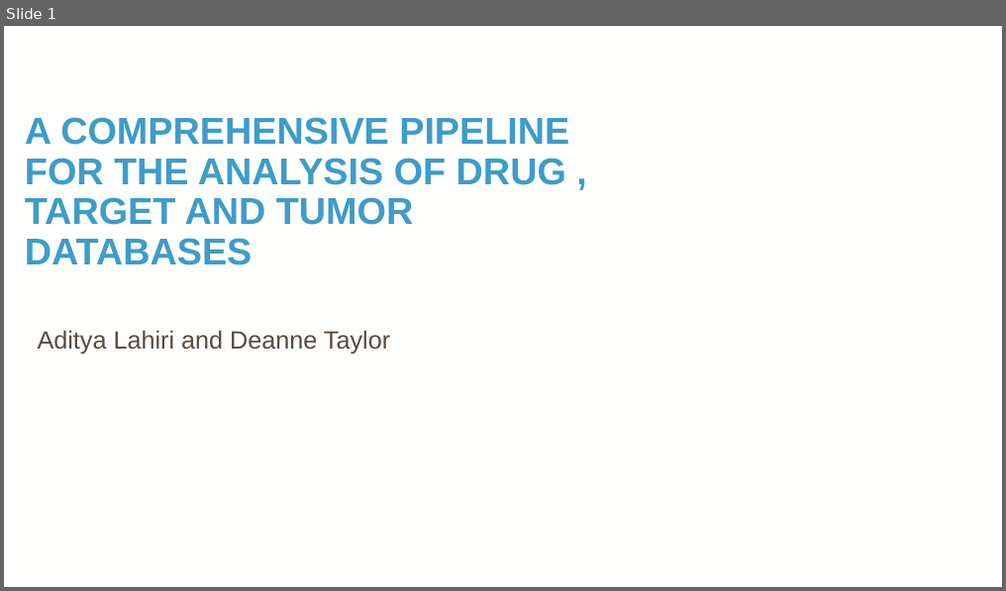
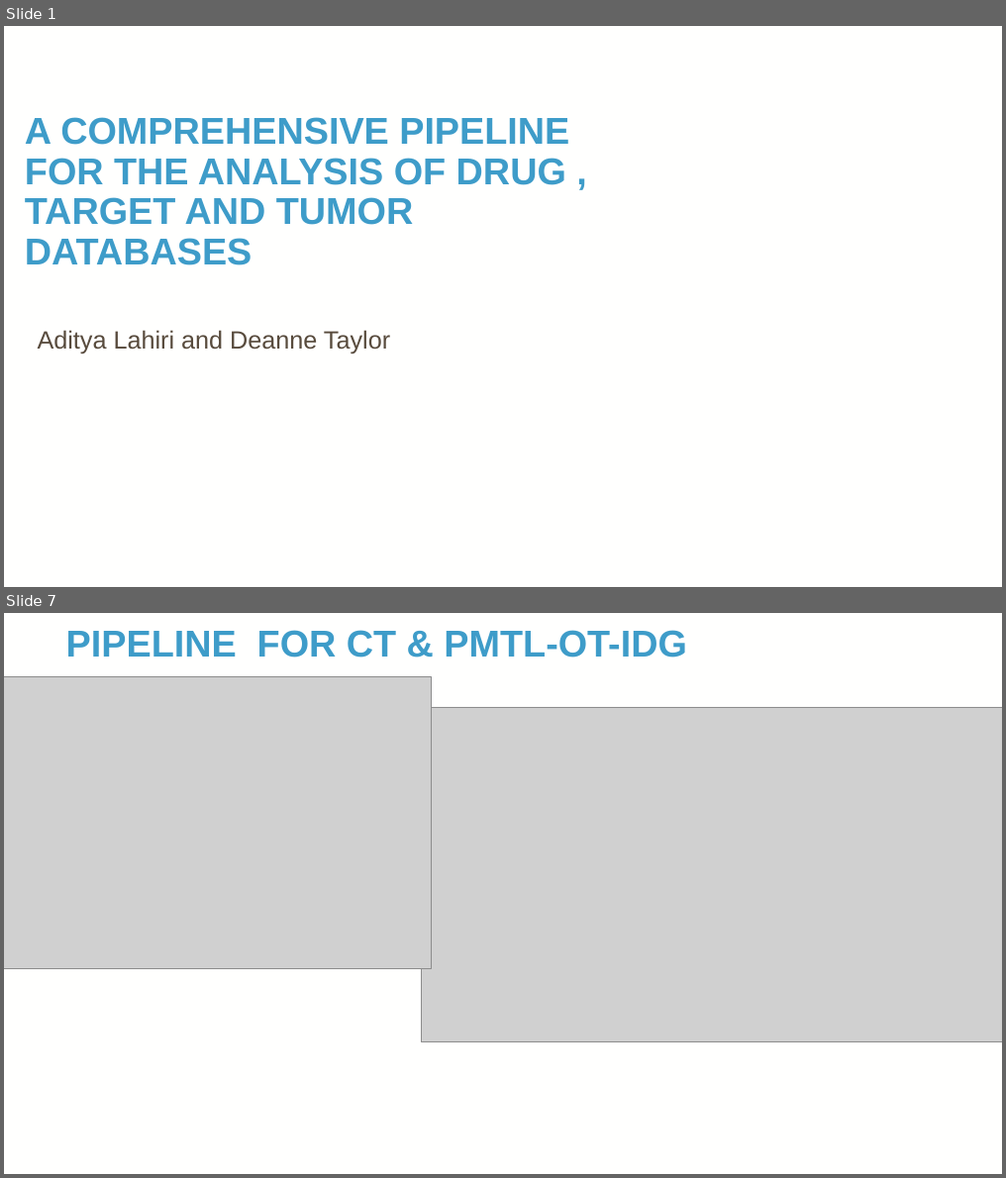
Before and after one commit to TaylorResearchLab/CANTOS, a slide deck: presentations/Slide_Deck.pptx. Shown one above the other, each under a label of ours: slide 1 before the commit, slides 1 and 7 after it; the slides between them are not shown. The pictures are 1006x591 and 1006x1178 pixels, drawn with LibreOffice and Linux fonts; fonts in the diff are those of the drawing; grey boxes stand for pictures; background and template pictures are left out. Boxes give left, top, right and bottom in pixels: in the first picture for what was removed or moved away, otherwise in the second. Text is boxed around its words. In the diff, an @@ line names an element or a change of style, - is before the commit and + after.

Commit message:
update ppt with CT OT and IDG pipelines

```diff
--- a/presentations/Slide_Deck.pptx
+++ b/presentations/Slide_Deck.pptx
@@ slide 7 added at box(4, 613, 1002, 1174), background picture (left out) @@
@@ title added at box(66, 630, 686, 658), 36 pt, text #3E9CC9, bold @@
+PIPELINE FOR CT & PMTL-OT-IDG
@@ picture added at box(4, 676, 431, 969) @@
@@ picture added at box(421, 707, 1002, 1043) @@
@@ page number added at box(932, 1134, 976, 1163), 12 pt, text #FFFFFE @@
+7
```
Also in this commit, not shown: 1 slide changed, 6 other slides added, 1 slide removed, 6 other files.
